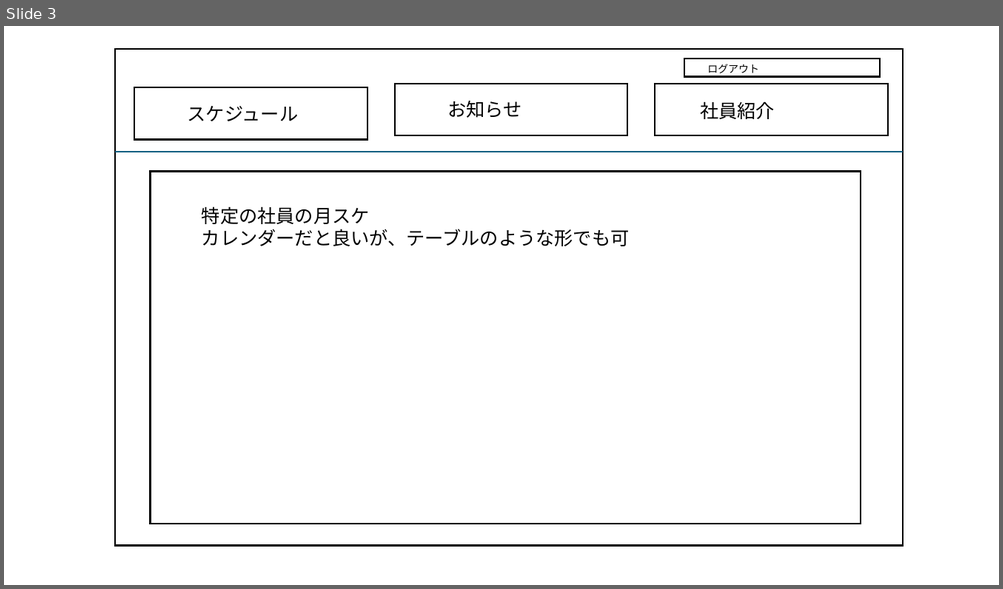
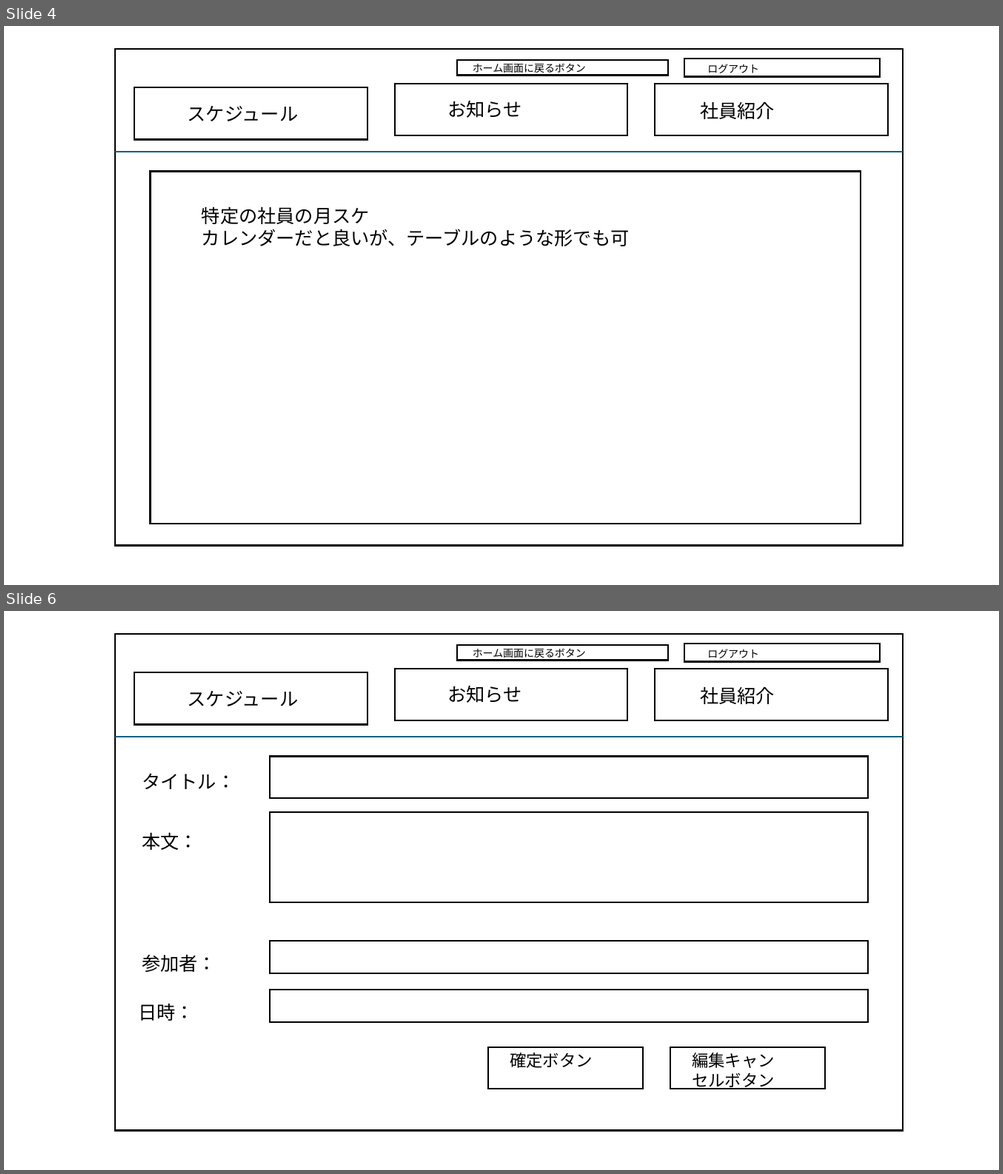
Before and after one commit to username123-debug/office-front, a slide deck: 画面デザイン.pptx. Shown one above the other, each under a label of ours: slide 3 before the commit, slides 4 and 6 after it; the slides between them are not shown. The pictures are 1003x589 and 1003x1174 pixels, drawn with LibreOffice and Linux fonts; fonts in the diff are those of the drawing. Boxes give left, top, right and bottom in pixels: in the first picture for what was removed or moved away, otherwise in the second. Text is boxed around its words. In the diff, an @@ line names an element or a change of style, - is before the commit and + after.

Commit message:
画面デザインを更新（編集中）

```diff
--- a/画面デザイン.pptx
+++ b/画面デザイン.pptx
@@ slide 6 added at [4, 611, 999, 1170], background #FFFFFF @@
@@ rectangle added at [115, 634, 902, 1131], fill #FFFFFF, outline #000000 1.5 pt @@
@@ rectangle added at [457, 644, 668, 661], fill #FFFFFF, outline #000000 1.5 pt @@
@@ text added at [472, 648, 586, 660], 10 pt, text #000000 @@
+ホーム画面に戻るボタン
@@ rectangle added at [685, 644, 880, 662], fill #FFFFFF, outline #000000 1.5 pt @@
@@ text added at [707, 649, 759, 658], 10 pt, text #000000 @@
+ログアウト
@@ rectangle added at [134, 672, 367, 724], fill #FFFFFF, outline #000000 1.5 pt @@
@@ rectangle added at [395, 669, 628, 721], fill #FFFFFF, outline #000000 1.5 pt @@
@@ rectangle added at [654, 669, 888, 721], fill #FFFFFF, outline #000000 1.5 pt @@
@@ text added at [188, 691, 298, 706], 18 pt, text #000000 @@
+スケジュール
@@ text added at [447, 686, 521, 703], 18 pt, text #000000 @@
+お知らせ
@@ text added at [700, 686, 774, 704], 18 pt, text #000000 @@
+社員紹介
@@ line added from (115, 737) to (902, 737), #156082 1.5 pt @@
@@ rectangle added at [270, 757, 868, 798], fill #FFFFFF, outline #000000 1.5 pt @@
@@ text added at [142, 773, 235, 789], 18 pt, text #000000 @@
+タイトル：
@@ text added at [142, 832, 198, 850], 18 pt, text #000000 @@
+本文：
@@ rectangle added at [270, 812, 868, 903], fill #FFFFFF, outline #000000 1.5 pt @@
@@ rectangle added at [270, 942, 868, 974], fill #FFFFFF, outline #000000 1.5 pt @@
@@ text added at [142, 954, 216, 972], 18 pt, text #000000 @@
+参加者：
@@ text added at [138, 1003, 194, 1021], 18 pt, text #000000 @@
+日時：
@@ rectangle added at [270, 990, 868, 1023], fill #FFFFFF, outline #000000 1.5 pt @@
@@ rectangle added at [488, 1048, 643, 1089], fill #FFFFFF, outline #000000 1.5 pt @@
@@ text added at [509, 1053, 592, 1068], 16 pt, text #000000 @@
+確定ボタン
@@ rectangle added at [670, 1048, 825, 1089], fill #FFFFFF, outline #000000 1.5 pt @@
@@ text added at [691, 1053, 774, 1090], 16 pt, text #000000 @@
+編集キャンセルボタン
@@ what was slide 3 is now slide 4 @@
@@ slide 4 changed as well @@
@@ rectangle added at [457, 59, 668, 76], fill #FFFFFF, outline #000000 1.5 pt @@
@@ text added at [472, 63, 586, 75], 10 pt, text #000000 @@
+ホーム画面に戻るボタン
```
Also in this commit, not shown: 7 other slides changed, 2 other slides added.
